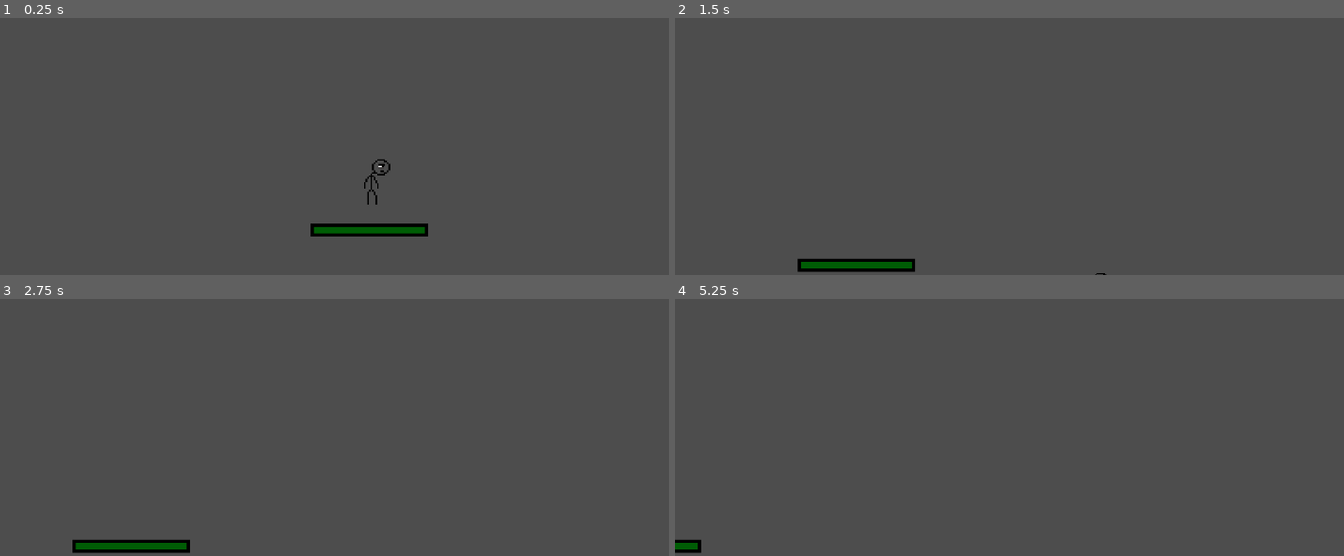
Above: before the commit, frames 1-4 (two rows, left to right).
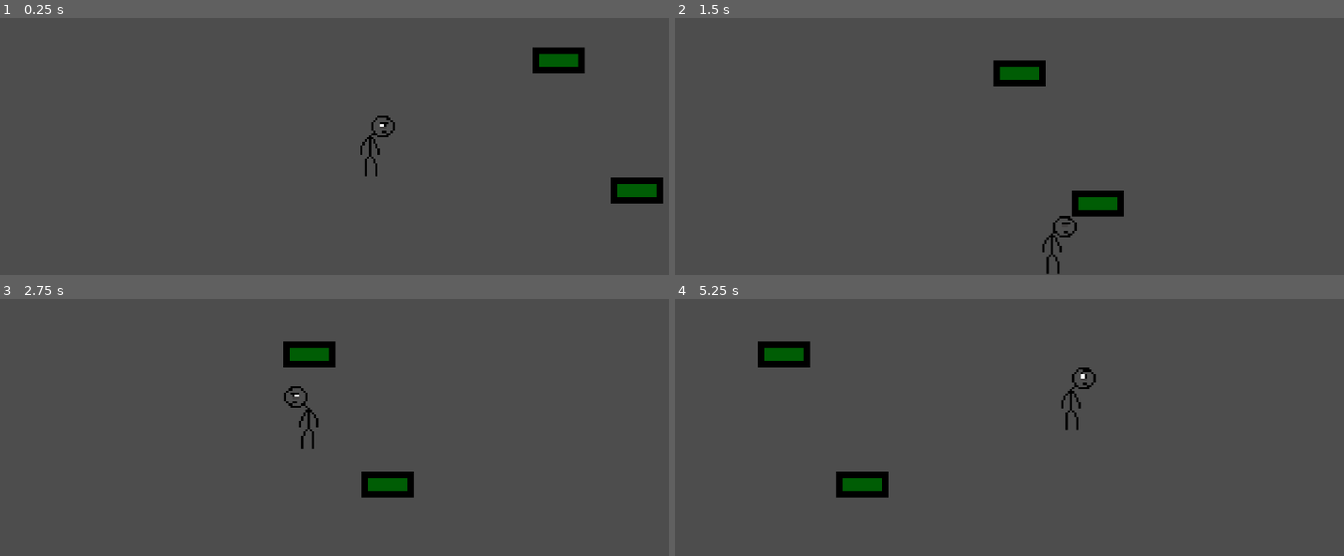
Above: after the commit, the same moments.

Repository: Varun-Ganeshkumar/slow-and-steady
Game: Godot game, scene res://scenes/city_one.tscn
Same seed, same stepped clock (60 frames per second), same inputs: the game is played once before the commit and once after it. Before the commit the project starts from res://scenes/world.tscn.
Inputs (mouse positions are in pixels of both pictures, inside the frame that each line leads up to):
- Up to frame 1 (0.25 s): no input
- Up to frame 2 (1.5 s): tap Enter (ui_accept) at 0.5 s; move the mouse to (1216, 43) at 0.52 s; hold Enter (ui_accept) 0.53-1.28 s; hold Right (ui_right) from 0.53 s (still down); click (1216, 43) at 0.67 s; move the mouse to (902, 84) at 1.27 s; tap Alt at 1.35 s
- Up to frame 3 (2.75 s): tap Enter (ui_accept) at 1.52, 1.55, 1.82 s; move the mouse to (outside the picture) at 2.02 s; release Right (ui_right) at 2.03 s; hold Left (ui_left) from 2.03 s (still down); hold Enter (ui_accept) from 2.03 s (still down); tap Shift at 2.1 s
- Up to frame 4 (5.25 s): move the mouse to (1016, 430) at 2.77 s; release Left (ui_left) at 2.78 s; release Enter (ui_accept) at 2.78 s; hold Right (ui_right) 2.78-4.28 s; tap Enter (ui_accept) at 2.85, 3.02, 3.32, 4.52, 4.55, 4.82 s; click (1016, 430) at 2.92 s; move the mouse to (1277, 409) at 3.52 s; hold Enter (ui_accept) 3.53-4.28 s; tap Alt at 3.6 s; move the mouse to (outside the picture) at 4.27 s; hold Left (ui_left) 4.28-5.03 s; tap Shift at 4.35 s; move the mouse to (1089, 345) at 5.02 s; hold Right (ui_right) from 5.03 s (still down); hold Enter (ui_accept) from 5.03 s (still down); click (1089, 345) at 5.17 s

The runs differ from the first frame. In frame 1, 2.9% of the frame differs, in the area x 46-100%, y 11-86%; in frame 2, 2.8%; in frame 3, 2.8%; in frame 4, 2.1%.

Commit message:
Movement Changes
Focused on making the movement feel better

Diff:
--- a/slow-and-steady-loses-the-race/project.godot
+++ b/slow-and-steady-loses-the-race/project.godot
@@ -11,9 +11,13 @@
 [application]
 
 config/name="Slow and Steady Loses the Race"
-run/main_scene="uid://hiflgdigo2er"
+run/main_scene="uid://cbrg7k7ka0npi"
 config/features=PackedStringArray("4.4", "GL Compatibility")
 config/icon="res://icon.svg"
+
+[autoload]
+
+Global="*res://scripts/global.gd"
 
 [editor_plugins]
 
--- a/slow-and-steady-loses-the-race/scenes/world.tscn
+++ b/slow-and-steady-loses-the-race/scenes/city_one.tscn
@@ -1,10 +1,10 @@
-[gd_scene load_steps=5 format=4 uid="uid://hiflgdigo2er"]
+[gd_scene load_steps=6 format=3 uid="uid://cbrg7k7ka0npi"]
 
-[ext_resource type="PackedScene" uid="uid://bgx8817pnmh8f" path="res://scenes/player.tscn" id="1_nnsk1"]
-[ext_resource type="Texture2D" uid="uid://nqf5aj5dthwr" path="res://sprites/TileMapLateForWork(3).png" id="2_rwgxs"]
+[ext_resource type="PackedScene" uid="uid://bgx8817pnmh8f" path="res://scenes/player.tscn" id="1_37h1x"]
+[ext_resource type="Texture2D" uid="uid://nqf5aj5dthwr" path="res://sprites/TileMapLateForWork(3).png" id="2_t0fod"]
 
 [sub_resource type="TileSetAtlasSource" id="TileSetAtlasSource_4wyf3"]
-texture = ExtResource("2_rwgxs")
+texture = ExtResource("2_t0fod")
 0:0/0 = 0
 0:0/0/physics_layer_0/polygon_0/points = PackedVector2Array(-8, -8, 8, -8, 8, 8, -8, 8)
 1:0/0 = 0
@@ -40,10 +40,18 @@
 physics_layer_0/collision_layer = 1
 sources/0 = SubResource("TileSetAtlasSource_4wyf3")
 
-[node name="World" type="Node2D"]
+[sub_resource type="WorldBoundaryShape2D" id="WorldBoundaryShape2D_i2vba"]
 
-[node name="Player" parent="." instance=ExtResource("1_nnsk1")]
+[node name="City One" type="Node2D"]
+
+[node name="Player" parent="." instance=ExtResource("1_37h1x")]
 
 [node name="TileMapLayer" type="TileMapLayer" parent="."]
-tile_map_data = PackedByteArray("AAD7/wUAAAAAAAEAAAD8/wUAAAABAAEAAAD9/wUAAAABAAEAAAD+/wUAAAABAAEAAAD//wUAAAABAAEAAAAAAAUAAAABAAEAAAABAAUAAAABAAEAAAACAAUAAAABAAEAAAADAAUAAAAAAAAAAAA=")
+tile_map_data = PackedByteArray(0, 0, 9, 0, 3, 0, 0, 0, 0, 0, 1, 0, 0, 0, 10, 0, 3, 0, 0, 0, 0, 0, 0, 0, 0, 0, 6, 0, 254, 255, 0, 0, 0, 0, 1, 0, 0, 0, 7, 0, 254, 255, 0, 0, 0, 0, 0, 0, 0, 0)
 tile_set = SubResource("TileSet_k0juu")
+
+[node name="StaticBody2D" type="StaticBody2D" parent="."]
+
+[node name="CollisionShape2D" type="CollisionShape2D" parent="StaticBody2D"]
+position = Vector2(-1, 100)
+shape = SubResource("WorldBoundaryShape2D_i2vba")
--- a/slow-and-steady-loses-the-race/scenes/player.tscn
+++ b/slow-and-steady-loses-the-race/scenes/player.tscn
@@ -93,7 +93,7 @@
 }]
 
 [node name="Player" type="CharacterBody2D"]
-scale = Vector2(0.5, 0.5)
+scale = Vector2(0.33, 0.33)
 script = ExtResource("1_g2els")
 
 [node name="CollisionShape2D" type="CollisionShape2D" parent="."]
@@ -106,7 +106,11 @@
 autoplay = "default"
 
 [node name="Camera2D" type="Camera2D" parent="."]
-zoom = Vector2(1.25, 1.25)
+zoom = Vector2(2.5, 2.5)
 limit_bottom = 100
 limit_smoothed = true
 position_smoothing_enabled = true
+
+[node name="CoyoteTimer" type="Timer" parent="."]
+wait_time = 0.15
+one_shot = true
--- /dev/null
+++ b/slow-and-steady-loses-the-race/scripts/global.gd
@@ -0,0 +1,3 @@
+extends Node
+
+# All variables that will need to be referenced in multiple scripts go here.
--- a/slow-and-steady-loses-the-race/scripts/player.gd
+++ b/slow-and-steady-loses-the-race/scripts/player.gd
@@ -1,24 +1,45 @@
 extends CharacterBody2D
 
 
-const SPEED = 300.0
-const JUMP_VELOCITY = -400.0
-
+const SPEED = 280.0
+const JUMP_VELOCITY = -350.0
+var current_jumps = 0
+var how_long = 0
+@onready var coyote_timer: Timer = $CoyoteTimer
 
 func _physics_process(delta: float) -> void:
+	var was_on_floor = is_on_floor()
 	# Add the gravity.
-	if not is_on_floor():
+	if not is_on_floor() and coyote_timer.is_stopped():
 		velocity += get_gravity() * delta
 
-	# Handle jump.
-	if Input.is_action_just_pressed("ui_accept") and is_on_floor():
-		velocity.y = JUMP_VELOCITY
+	# Handle jump(s).
 
+	if Input.is_action_pressed("ui_accept"):
+		how_long += delta
+		if is_on_floor() or current_jumps < 2:
+			velocity.y = JUMP_VELOCITY
+			if how_long < .02:
+				current_jumps += 1
+			print(current_jumps)
+			print(how_long)
+			coyote_timer.stop()
+			how_long = 0
+
+	if is_on_floor():
+		current_jumps = 0
 	# Get the input direction and handle the movement/deceleration.
 	var direction := Input.get_axis("ui_left", "ui_right")
 	if direction:
 		velocity.x = direction * SPEED
+		if direction < 0:
+			$AnimatedSprite2D.flip_h = true
+		else:
+			$AnimatedSprite2D.flip_h = false
 	else:
 		velocity.x = move_toward(velocity.x, 0, SPEED)
 
 	move_and_slide()
+
+	if was_on_floor and !is_on_floor():
+		coyote_timer.start()
Not shown, added: slow-and-steady-loses-the-race/scripts/global.gd.uid
